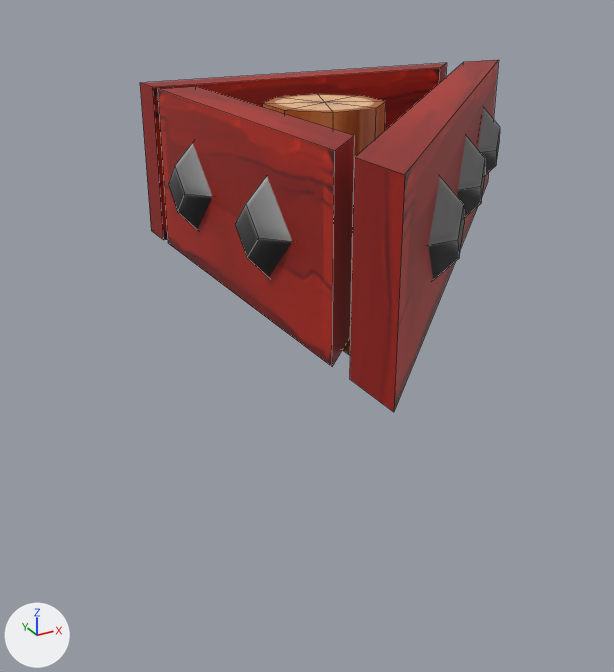
One commit to the FBX model Assets/Art/Models/Obstacles/triangles/triangle_red_02.fbx: the scene before it, then after it.
Both versions are drawn from a camera (50 mm lens) standing at (-1.08, -1.88, 0.69) and looking at (-0.17, -0.21, -0.14). The axes (+X, +Y, +Z) are drawn at lower left. The lights are the same throughout. Mesh edges are drawn as thin lines. Where no turn or scale is listed for an object, it has been applied to the vertices.

Names of what the first picture shows: 'Middle_8', 'wall_49', 'wall_50', 'wall_51'.
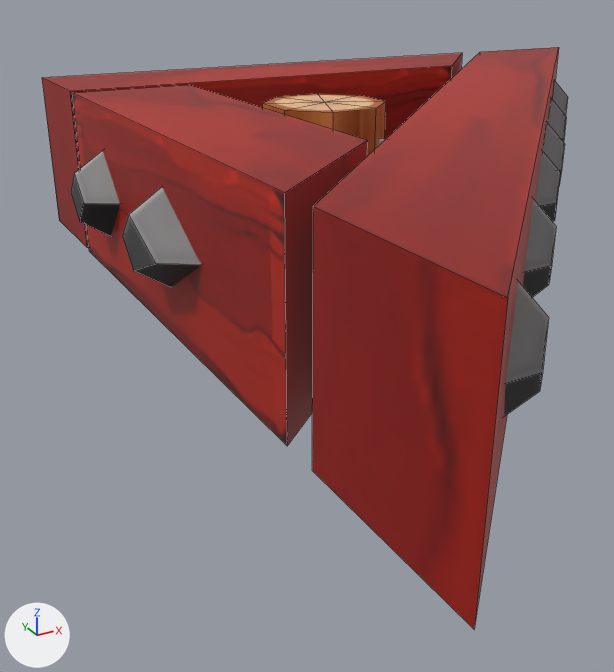
Boxes [x1, y1, x2, y2] around the edits, measured in the pictures (614 x 672 px):
'wall_52', added (red)
    after: [312, 47, 568, 629]
'wall_79', added (red)
    after: [71, 85, 367, 446]
'wall_49', no longer drawn (red)
    before: [158, 86, 354, 367]
'wall_51', no longer drawn (brown)
    before: [350, 60, 500, 412]
'wall_81', added (brown)
    after: [42, 53, 462, 248]
'wall_50', no longer drawn (red)
    before: [140, 63, 447, 240]
'spring_14', added
    after: [378, 139, 386, 146]

What the commit changed:
Mesh me_mesh_006 is new.
It has 24 vertices, 16 faces and spans x -0.697..0.742, y -0.222..0.149, z -0.2..0.2.
It uses material mat_m_wood5 (picture img_t_obstacles_png).
Mesh me_mesh_005 is new.
It has 12 vertices, 6 faces and spans x 0.008..0.266, y -0.266..-0.008, z 0.107..0.289.
It uses material mat_m_wood5 (picture img_t_obstacles_png).
Mesh me_mesh_004_1 is new.
It has 56 vertices, 36 faces and spans x -1.48..0.41, y -0.97..0.93, z 0.0..0.4.
It uses material mat_m_wood5 (picture img_t_obstacles_png).
Mesh me_mesh_003_1 is new.
It has 24 vertices, 16 faces and spans x -0.148..0.221, y -0.678..0.433, z -0.2..0.2.
It uses material mat_m_wood5 (picture img_t_obstacles_png).
Object 'wall_49' (ob_wall_49) now shows nothing instead of me_mesh_002.
Object 'wall_50' (ob_wall_50) now shows nothing instead of me_mesh_004.
Object 'wall_51' (ob_wall_51) now shows nothing instead of me_mesh_003.
Object 'wall_51' (ob_wall_51) turns from (0, 0, 0) to (0, -135, 0) degrees about x, y and z.
Object 'wall_81' (ob_wall_81) is new; it shows me_mesh_006.
Its location is (0.145, 0.508, 0.2).
Object 'spring_14' (ob_spring_14) is new; it shows me_mesh_005.
Its location is (0.0, 0.0, 0.0).
Object 'wall_52' (ob_wall_52) is new; it shows me_mesh_004_1.
Its location is (0.923, -0.344, 0.0).
Object 'wall_79' (ob_wall_79) is new; it shows me_mesh_003_1.
Its location is (-0.478, -0.18, 0.2).
